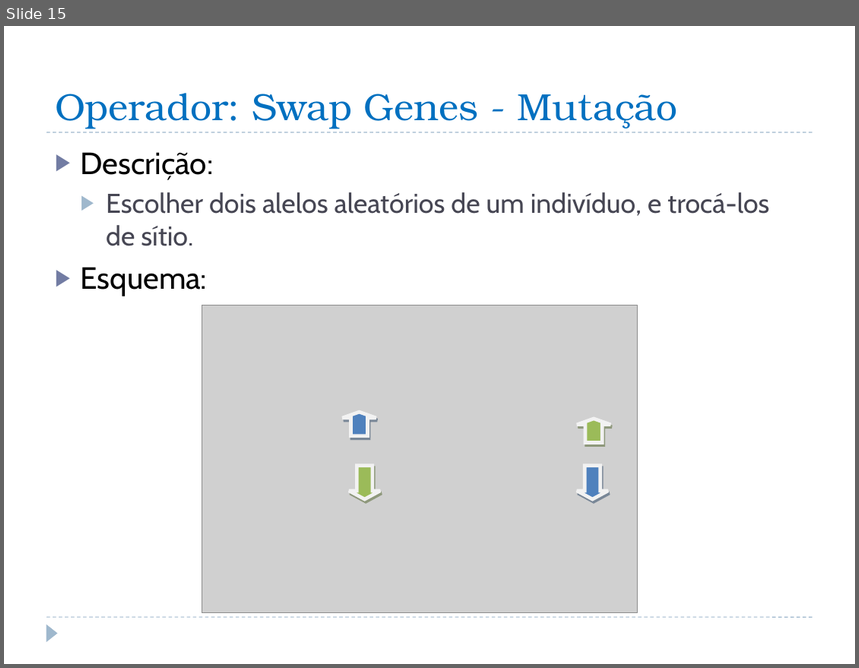
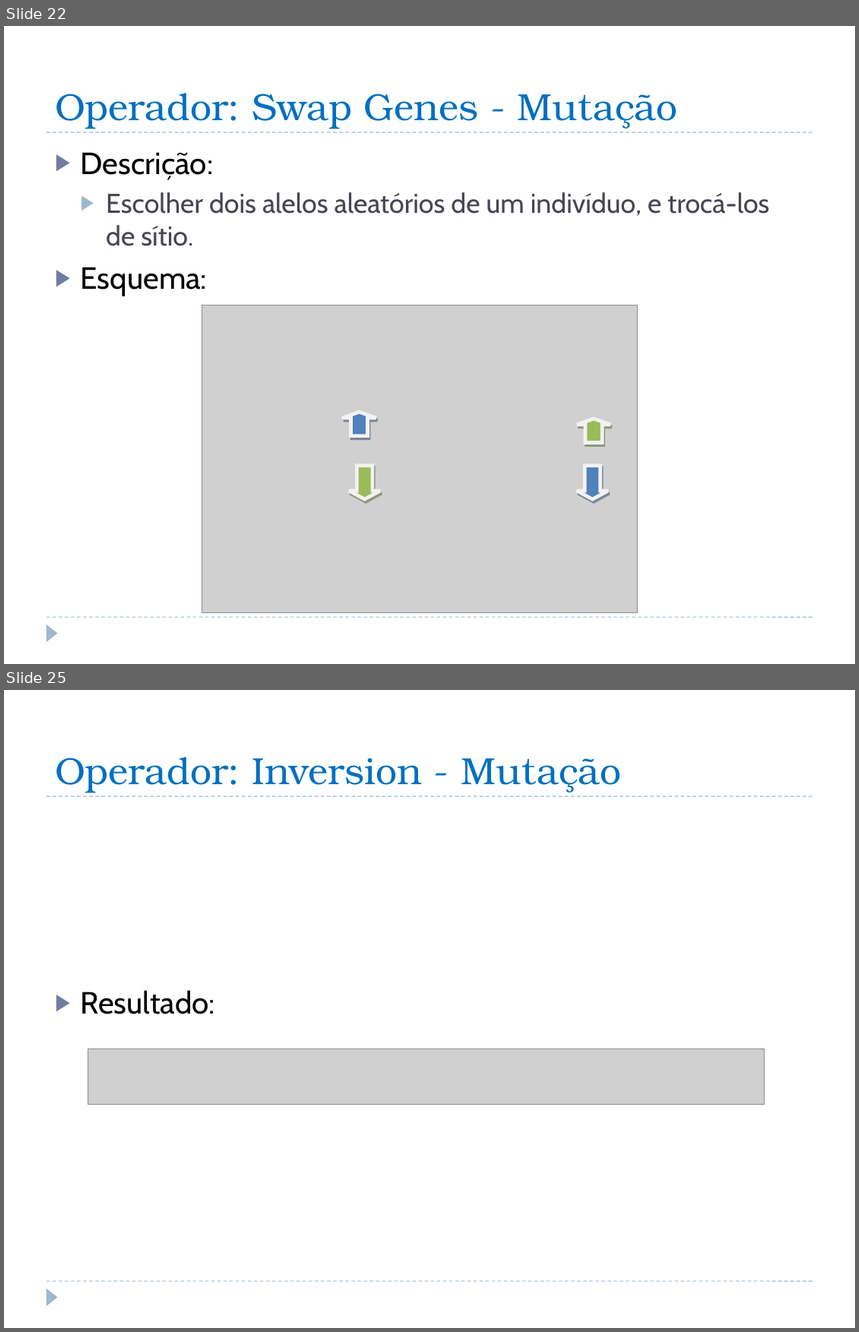
Before and after one commit to iptomar/inovative_11-12, a slide deck: versao03/CaixeiroViajante_apresentacao.pptx. Shown one above the other, each under a label of ours: slide 15 before the commit, slides 22 and 25 after it; the slides between them are not shown. The pictures are 859x668 and 859x1332 pixels, drawn with LibreOffice and Linux fonts; fonts in the diff are those of the drawing; grey boxes stand for pictures. Boxes give left, top, right and bottom in pixels: in the first picture for what was removed or moved away, otherwise in the second. Text is boxed around its words. In the diff, an @@ line names an element or a change of style, - is before the commit and + after.

Commit message:
Entrega de Operador PMX e Inversion

```diff
--- a/versao03/CaixeiroViajante_apresentacao.pptx
+++ b/versao03/CaixeiroViajante_apresentacao.pptx
@@ slide 25 added at [4, 690, 855, 1328], background #FFFFFF; not listed: 3 template elements that a slide beside it also shows @@
@@ title added at [55, 757, 622, 793], 32 pt, text #0070C0 @@
+Operador: Inversion - Mutação
@@ text added at [81, 990, 216, 1015], 26 pt, text #000000 @@
+▶ Resultado:
@@ picture added at [88, 1049, 764, 1104] @@
@@ what was slide 15 is now slide 22 @@
```
Also in this commit, not shown: 5 slides changed, 9 other slides added, 10 other files.
